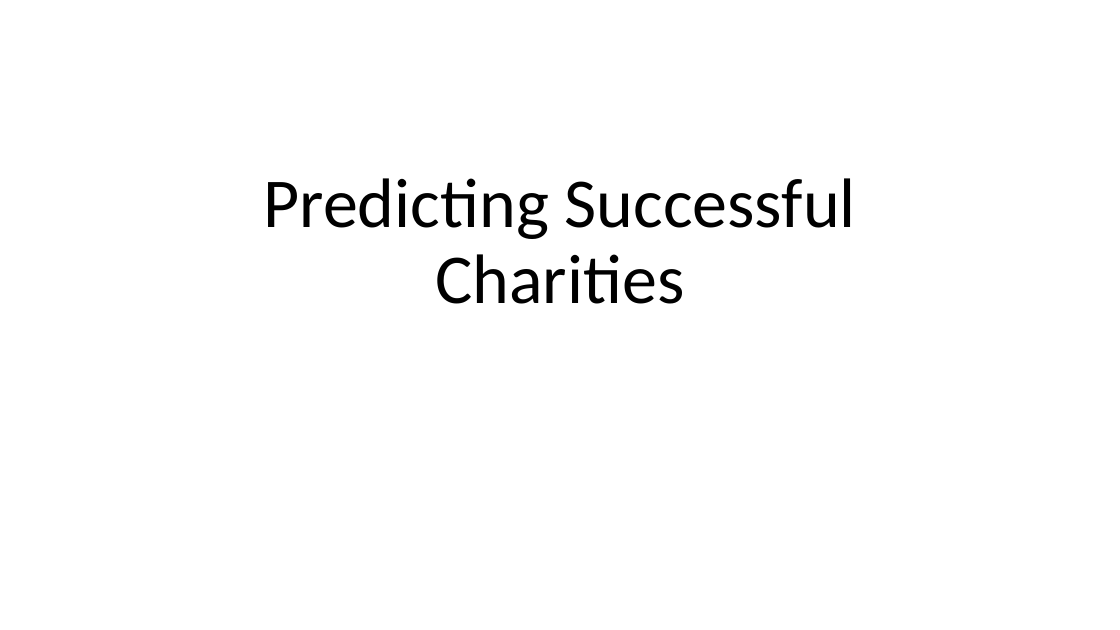
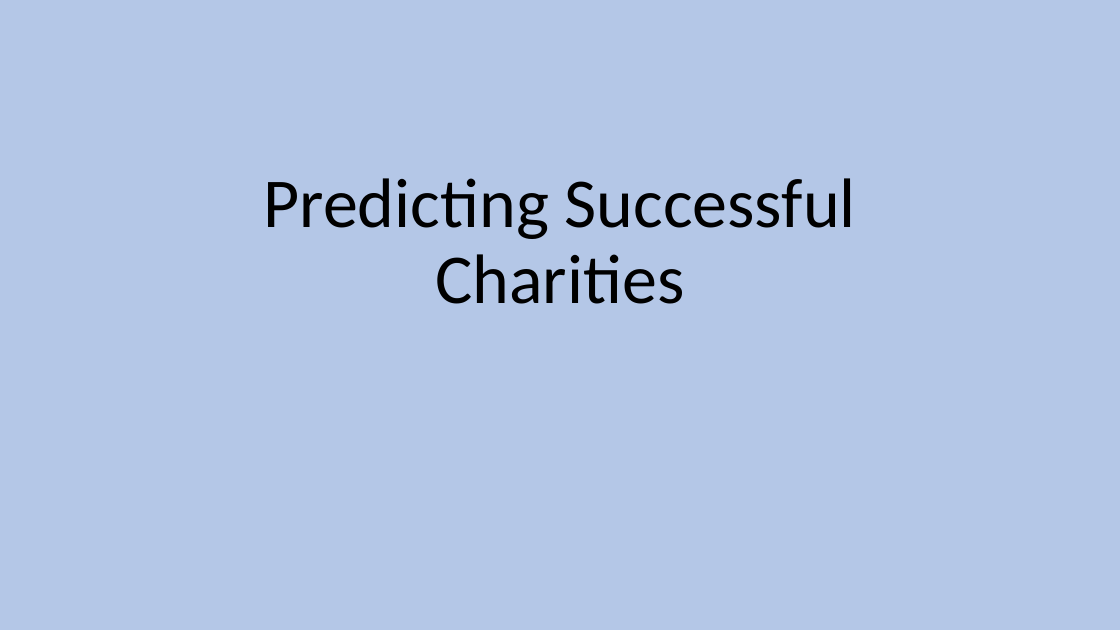
Before and after one commit to aarvinrathod/charity_funding_predictor, a slide deck: slide 1 of Report.pptx. Drawn at 1120x630 pixels with LibreOffice and Linux fonts; fonts in the diff are those of the drawing. Boxes give left, top, right and bottom in pixels: in the first picture for what was removed or moved away, otherwise in the second. Text is boxed around its words. In the diff, an @@ line names an element or a change of style, - is before the commit and + after.

```diff
--- a/Report.pptx
+++ b/Report.pptx
@@ background #FFFFFF to #B4C7E7 @@
```
Also in this commit, not shown: 5 other slides changed, 7 other files.
